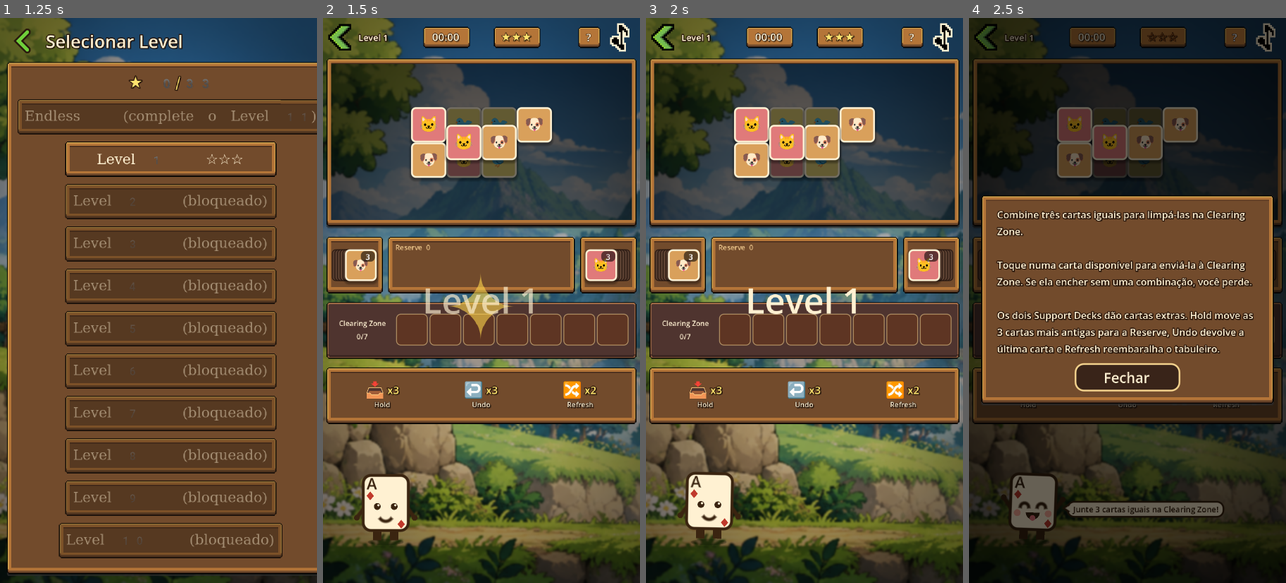
Above: before the commit, frames 1-4 (left to right).
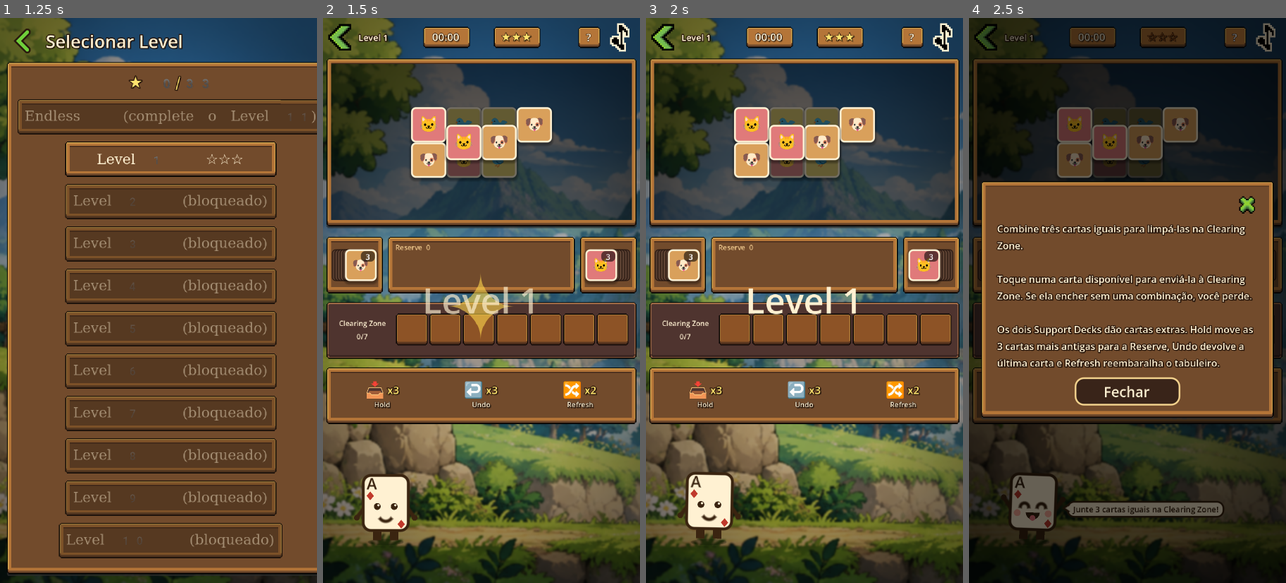
Above: after the commit, the same moments.

Repository: rikardop05/game-cartitas
Game: Godot game, scene res://scenes/main.tscn
Two runs of this game, one before a commit and one after it. Both use one fixed random seed, a clock stepped at 60 frames per second and the inputs below.
Inputs (mouse positions are in pixels of both pictures, inside the frame that each line leads up to):
- Up to frame 1 (1.25 s): click (158, 272) at 0.5 s
- Up to frame 2 (1.5 s): click "Level 1 ☆☆☆" at 1.25 s
- Up to frame 3 (2 s): no input
- Up to frame 4 (2.5 s): click "?" at 2 s

Frame 1 is identical in both runs. In frame 2, 3.7% of the frame differs, in the area x 22-97%, y 52-58%; in frame 3, 3.8%; in frame 4, 17%, in the area x 4-97%, y 28-71%.

Commit message:
feat(ui): kit volume slider in Options; use the remaining kit pieces
- Options: the sound row is the kit volume control (minus, slider bar
  with a draggable handle, plus, glyph that turns muted at zero). The
  48 px bar is 9-sliced to keep its rounded ends and drawn at 2x.
- Game.volume()/set_volume() persist settings.volume (0..1); sound on
  means volume > 0 and unmuting restores the last volume. Old saves with
  only settings.sound keep working. In-game, only the sound icon remains
  and SFX play at the chosen volume.
- Empty Clearing Zone and deck slots use the kit's slot_48 square; the
  help panel gets the kit's green close icon.
- smoke_main_menu drives minus, the slider's left end, the glyph and plus.

Co-Authored-By: Claude Opus 5.5 <noreply@anthropic.com>

Diff:
--- a/scripts/game.gd
+++ b/scripts/game.gd
@@ -53,12 +53,27 @@
 	settings["mascot"] = enabled
 	save_progress()
 
+# Sound effects volume, 0..1. Saves from before the slider only had settings["sound"].
+func volume() -> float:
+	var fallback := 1.0 if bool(settings.get("sound", true)) else 0.0
+	return clampf(float(settings.get("volume", fallback)), 0.0, 1.0)
+
+# `persist` is false while a slider is being dragged, so only the release writes the save.
+func set_volume(value: float, persist: bool = true) -> void:
+	value = clampf(value, 0.0, 1.0)
+	settings["volume"] = value
+	settings["sound"] = value > 0.0
+	if value > 0.0:
+		settings["last_volume"] = value
+	if persist:
+		save_progress()
+
 func sound_enabled() -> bool:
-	return bool(settings.get("sound", true))
+	return volume() > 0.0
 
+# Mute keeps the last volume, so unmuting brings the slider back where it was.
 func set_sound(enabled: bool) -> void:
-	settings["sound"] = enabled
-	save_progress()
+	set_volume(float(settings.get("last_volume", 1.0)) if enabled else 0.0)
 
 func mascot_lines() -> MascotLines:
 	if _mascot_lines == null:
--- a/scripts/ui/level_screen.gd
+++ b/scripts/ui/level_screen.gd
@@ -1103,15 +1103,9 @@
 	slot.custom_minimum_size = card_size
 	slot.size = card_size
 	slot.mouse_filter = Control.MOUSE_FILTER_IGNORE
-	var style := StyleBoxFlat.new()
-	if on_zone:
-		style.bg_color = Color(0.48, 0.22, 0.05, 0.34)
-		style.border_color = Color(1.0, 0.86, 0.58, 0.55)
-	else:
-		style.bg_color = Color(0.12, 0.08, 0.06, 0.28)
-		style.border_color = Color(1, 0.87, 0.62, 0.46)
-	style.set_border_width_all(1)
-	style.set_corner_radius_all(5)
+	# The kit's 48 px square, 9-sliced to the slot size and dimmed so cards stand out on it.
+	var style := UiHelpers.kit_stylebox("slot_48", 4, 0)
+	style.modulate_color = Color(0.82, 0.74, 0.66, 0.9) if on_zone else Color(0.62, 0.55, 0.5, 0.75)
 	slot.add_theme_stylebox_override("panel", style)
 	return slot
 
@@ -1268,6 +1262,19 @@
 	var col := VBoxContainer.new()
 	col.add_theme_constant_override("separation", 8)
 	panel.add_child(col)
+	# Kit close icon in the panel's top-right corner, next to the Close button below.
+	var header := HBoxContainer.new()
+	header.alignment = BoxContainer.ALIGNMENT_END
+	col.add_child(header)
+	var corner_close := TextureButton.new()
+	corner_close.name = "HelpCornerClose"
+	corner_close.texture_normal = UiHelpers.kit_texture("icon_close_green")
+	corner_close.ignore_texture_size = true
+	corner_close.stretch_mode = TextureButton.STRETCH_SCALE
+	corner_close.custom_minimum_size = Vector2(24, 24)
+	corner_close.tooltip_text = Localizer.t("close")
+	corner_close.pressed.connect(_close_help)
+	header.add_child(corner_close)
 	# Width follows the viewport so the panel always fits, in both orientations.
 	var viewport_size := get_viewport_rect().size
 	var text_width := minf(400.0, viewport_size.x - 64.0)
@@ -1688,6 +1695,7 @@
 		_sfx_player = AudioStreamPlayer.new()
 		_sfx_player.name = "PlaceholderSfx"
 		add_child(_sfx_player)
+	_sfx_player.volume_db = linear_to_db(Game.volume())
 	var stream := AudioStreamGenerator.new()
 	stream.mix_rate = 22050.0
 	stream.buffer_length = 0.18
--- a/scripts/ui/main_menu.gd
+++ b/scripts/ui/main_menu.gd
@@ -10,6 +10,9 @@
 # The kit panel and its buttons are drawn at exactly 2x their 80x96 / 64x32 source size.
 const MENU_PANEL_SIZE := Vector2(160, 192)
 const MENU_BUTTON_SIZE := Vector2(128, 64)
+
+const VOLUME_STEP := 0.25
+const SLIDER_TRACK_PX := 64
 
 var _screen: Screen = Screen.MENU
 var _reset_armed := false
@@ -241,38 +244,107 @@
 	vbox.add_child(_make_option_row("LanguageButton", Localizer.t("language"), Localizer.t("language"), _on_toggle_language, row_height))
 	vbox.add_child(_make_option_row("OrientationButton", _orientation_label(), Localizer.t("orientation_label"), _on_toggle_orientation, row_height))
 	vbox.add_child(_make_option_row("MascotButton", _mascot_label(), Localizer.t("mascot_label"), _on_toggle_mascot, row_height))
-	var sound_row := _make_option_row("SoundButton", _sound_label(), Localizer.t("sound_label"), _on_toggle_sound, row_height)
-	_add_sound_icon(sound_row)
-	vbox.add_child(sound_row)
+	vbox.add_child(_make_volume_row(row_height))
 
 	if _reset_armed:
 		vbox.add_child(_make_reset_confirm(row_height))
 	else:
 		vbox.add_child(_make_option_row("ResetButton", Localizer.t("reset"), Localizer.t("reset"), _on_reset, row_height))
 
-# The kit's sound glyph is dark, so it sits on a small light plate at the row's left end.
-func _add_sound_icon(row: Button) -> void:
-	var plate := UiHelpers.kit_panel("panel_menu", 3)
+# Volume row from the kit: minus, a slider bar with a draggable handle, plus, and the sound
+# glyph (muted at zero) on a light plate, since the glyph is dark. Tapping the glyph mutes or
+# brings back the last volume. Pieces are drawn at 2x like the rest of the menu art.
+func _make_volume_row(height: int) -> PanelContainer:
+	var row := PanelContainer.new()
+	row.name = "VolumeRow"
+	row.custom_minimum_size = Vector2(280, height)
+	row.tooltip_text = Localizer.t("sound_label")
+	var style := UiHelpers.kit_stylebox("panel_reserve", 6, 8)
+	style.content_margin_top = 3
+	style.content_margin_bottom = 3
+	row.add_theme_stylebox_override("panel", style)
+	var box := HBoxContainer.new()
+	box.alignment = BoxContainer.ALIGNMENT_CENTER
+	box.add_theme_constant_override("separation", 6)
+	row.add_child(box)
+	box.add_child(_make_kit_icon_button("VolumeDown", "icon_minus", func(): _step_volume(-VOLUME_STEP)))
+	box.add_child(_make_volume_slider())
+	box.add_child(_make_kit_icon_button("VolumeUp", "icon_plus", func(): _step_volume(VOLUME_STEP)))
+	var plate := PanelContainer.new()
 	plate.name = "SoundPlate"
-	plate.anchor_top = 0.5
-	plate.anchor_bottom = 0.5
-	plate.offset_left = 7
-	plate.offset_right = 41
-	plate.offset_top = -17
-	plate.offset_bottom = 17
-	row.add_child(plate)
-	var icon := TextureRect.new()
-	icon.name = "SoundIcon"
-	icon.texture = UiHelpers.kit_texture("icon_sound_on" if Game.sound_enabled() else "icon_sound_off")
-	icon.expand_mode = TextureRect.EXPAND_IGNORE_SIZE
-	icon.stretch_mode = TextureRect.STRETCH_SCALE
-	icon.set_anchors_preset(Control.PRESET_CENTER)
-	icon.offset_left = -16
-	icon.offset_right = 16
-	icon.offset_top = -16
-	icon.offset_bottom = 16
-	icon.mouse_filter = Control.MOUSE_FILTER_IGNORE
-	plate.add_child(icon)
+	plate.add_theme_stylebox_override("panel", UiHelpers.kit_stylebox("panel_menu", 3, 1))
+	box.add_child(plate)
+	var mute := _make_kit_icon_button("SoundButton", "icon_sound_on" if Game.sound_enabled() else "icon_sound_off", _on_toggle_sound)
+	mute.tooltip_text = Localizer.t("sound_label")
+	plate.add_child(mute)
+	return row
+
+func _make_kit_icon_button(node_name: String, kit_name: String, callback: Callable) -> TextureButton:
+	var btn := TextureButton.new()
+	btn.name = node_name
+	btn.texture_normal = UiHelpers.kit_texture(kit_name)
+	btn.ignore_texture_size = true
+	btn.stretch_mode = TextureButton.STRETCH_SCALE
+	btn.custom_minimum_size = Vector2(32, 32)
+	btn.size_flags_vertical = Control.SIZE_SHRINK_CENTER
+	btn.pressed.connect(callback)
+	btn.button_down.connect(func(): btn.modulate = Color(0.8, 0.8, 0.8))
+	btn.button_up.connect(func(): btn.modulate = Color.WHITE)
+	return btn
+
+# The kit's 48 px bar is stretched to SLIDER_TRACK_PX keeping its rounded ends (9-slice),
+# then drawn at 2x; the handle slides from the left end (muted) to the right end (full).
+func _make_volume_slider() -> Control:
+	var slider := Control.new()
+	slider.name = "VolumeSlider"
+	slider.custom_minimum_size = Vector2(SLIDER_TRACK_PX * 2, 32)
+	slider.size_flags_vertical = Control.SIZE_SHRINK_CENTER
+	slider.mouse_filter = Control.MOUSE_FILTER_STOP
+	slider.tooltip_text = Localizer.t("sound_label")
+	var bar := UiHelpers.kit_panel("slider_bar", 4)
+	bar.name = "Track"
+	bar.size = Vector2(SLIDER_TRACK_PX, 16)
+	bar.scale = Vector2(2, 2)
+	slider.add_child(bar)
+	var handle := TextureRect.new()
+	handle.name = "Handle"
+	handle.texture = UiHelpers.kit_texture("slider_handle")
+	handle.size = Vector2(16, 16)
+	handle.scale = Vector2(2, 2)
+	handle.mouse_filter = Control.MOUSE_FILTER_IGNORE
+	handle.position = Vector2(_handle_x(Game.volume()), 0)
+	slider.add_child(handle)
+	slider.gui_input.connect(_on_volume_slider_input.bind(slider))
+	return slider
+
+# Left edge of the handle (in slider px) for a volume: the handle stays inside the bar.
+func _handle_x(value: float) -> float:
+	return value * float(SLIDER_TRACK_PX * 2 - 32)
+
+func _on_volume_slider_input(event: InputEvent, slider: Control) -> void:
+	var drag: bool = event is InputEventMouseMotion and (event.button_mask & MOUSE_BUTTON_MASK_LEFT) != 0
+	var press: bool = event is InputEventMouseButton and event.button_index == MOUSE_BUTTON_LEFT
+	if not drag and not press:
+		return
+	var value := clampf((event.position.x - 16.0) / float(SLIDER_TRACK_PX * 2 - 32), 0.0, 1.0)
+	# Save only when the finger lifts; while dragging just move the handle and the glyph.
+	var released: bool = press and not event.pressed
+	Game.set_volume(value, released)
+	_sync_volume_row(slider.get_parent())
+
+func _step_volume(delta: float) -> void:
+	Game.set_volume(snappedf(Game.volume() + delta, VOLUME_STEP))
+	_sync_volume_row(find_child("VolumeRow", true, false))
+
+func _sync_volume_row(row: Node) -> void:
+	if row == null:
+		return
+	var handle := row.find_child("Handle", true, false) as Control
+	if handle != null:
+		handle.position.x = _handle_x(Game.volume())
+	var mute := row.find_child("SoundButton", true, false) as TextureButton
+	if mute != null:
+		mute.texture_normal = UiHelpers.kit_texture("icon_sound_on" if Game.sound_enabled() else "icon_sound_off")
 
 func _make_option_row(node_name: String, text: String, tooltip: String, callback: Callable, height: int) -> Button:
 	var btn := Button.new()
@@ -440,9 +512,6 @@
 	Game.set_mascot(not Game.mascot_enabled())
 	_build()
 
-func _sound_label() -> String:
-	return "%s: %s" % [Localizer.t("sound_label"), Localizer.t("option_on" if Game.sound_enabled() else "option_off")]
-
 func _on_toggle_sound() -> void:
 	Game.set_sound(not Game.sound_enabled())
-	_build()
+	_sync_volume_row(find_child("VolumeRow", true, false))
--- a/tests/smoke_main_menu.gd
+++ b/tests/smoke_main_menu.gd
@@ -38,6 +38,7 @@
 func _scenario(game) -> void:
 	game.progress = ProgressManager.new()
 	game.settings["sound"] = true
+	game.settings["volume"] = 1.0
 	game.settings["mascot"] = true
 	change_scene_to_file("res://scenes/main.tscn")
 	var menu = await _wait_scene("MainMenu")
@@ -65,28 +66,39 @@
 	await _frames(3)
 	_check(menu.find_child("PlayButton", true, false) != null, "Back returns to the main menu")
 
-	# Options: sound toggle.
+	# Options: volume row (minus, slider, plus, mute glyph).
 	_press(menu, "OptionsButton")
 	await _frames(3)
 	_check(_find_label(menu, Localizer.t("options")) != null, "options screen shows its heading")
-	for node_name in ["LanguageButton", "OrientationButton", "MascotButton", "SoundButton", "ResetButton"]:
+	for node_name in ["LanguageButton", "OrientationButton", "MascotButton", "VolumeRow", "VolumeDown", "VolumeSlider", "VolumeUp", "SoundButton", "ResetButton"]:
 		_check(menu.find_child(node_name, true, false) != null, "options has %s" % node_name)
-	var sound_btn := menu.find_child("SoundButton", true, false) as Button
-	if sound_btn == null:
-		return
-	_check(game.sound_enabled(), "sound starts enabled")
-	_check(sound_btn.text == "%s: %s" % [Localizer.t("sound_label"), Localizer.t("option_on")], "sound row reads On (got '%s')" % sound_btn.text)
-	_check(_sound_icon_is(menu, "icon_sound_on.png"), "sound row shows the 'on' icon")
-	sound_btn.pressed.emit()
-	await _frames(3)
-	_check(not game.sound_enabled(), "toggling sound turns it off")
-	_check(not bool(SaveManager.load(THROWAWAY_SAVE).get("settings", {}).get("sound", true)), "sound off is saved to the throwaway file")
-	sound_btn = menu.find_child("SoundButton", true, false) as Button
-	_check(sound_btn.text == "%s: %s" % [Localizer.t("sound_label"), Localizer.t("option_off")], "sound row reads Off (got '%s')" % sound_btn.text)
-	_check(_sound_icon_is(menu, "icon_sound_off.png"), "sound row shows the 'off' icon")
-	sound_btn.pressed.emit()
-	await _frames(3)
-	_check(game.sound_enabled(), "toggling sound again turns it back on")
+	var mute := menu.find_child("SoundButton", true, false) as TextureButton
+	var slider := menu.find_child("VolumeSlider", true, false) as Control
+	if mute == null or slider == null:
+		return
+	_check(is_equal_approx(game.volume(), 1.0) and game.sound_enabled(), "sound starts at full volume")
+	_check(_sound_icon_is(menu, "icon_sound_on.png"), "volume row shows the 'on' glyph")
+	var handle := slider.find_child("Handle", true, false) as Control
+	var full_x := handle.position.x if handle != null else -1.0
+	# Minus steps the volume down and moves the handle left.
+	_press_texture(menu, "VolumeDown")
+	await _frames(2)
+	_check(is_equal_approx(game.volume(), 0.75), "minus lowers the volume to 0.75 (got %.2f)" % game.volume())
+	_check(handle != null and handle.position.x < full_x, "the handle moves left with the volume")
+	# A click at the slider's left end mutes: glyph turns 'off', saved on release.
+	_click_slider(slider, 0.0)
+	await _frames(2)
+	_check(is_zero_approx(game.volume()) and not game.sound_enabled(), "clicking the left end mutes")
+	_check(_sound_icon_is(menu, "icon_sound_off.png"), "muted shows the 'off' glyph")
+	_check(is_zero_approx(float(SaveManager.load(THROWAWAY_SAVE).get("settings", {}).get("volume", -1.0))), "mute is saved to the throwaway file")
+	# The glyph unmutes back to the last volume, plus raises it.
+	mute.pressed.emit()
+	await _frames(2)
+	_check(is_equal_approx(game.volume(), 0.75), "the glyph unmutes to the last volume (got %.2f)" % game.volume())
+	_press_texture(menu, "VolumeUp")
+	await _frames(2)
+	_check(is_equal_approx(game.volume(), 1.0), "plus raises the volume back to 1.0")
+	_check(_sound_icon_is(menu, "icon_sound_on.png"), "unmuted shows the 'on' glyph")
 
 	# Reset progress: needs the confirm step, and Cancel keeps the progress.
 	game.progress.levels["1"] = {"completed": true, "stars": 3}
@@ -162,8 +174,24 @@
 		_check(stacked, "[%s] main buttons stack without overlapping" % locale)
 
 func _sound_icon_is(menu: Node, file_name: String) -> bool:
-	var icon := menu.find_child("SoundIcon", true, false) as TextureRect
-	return icon != null and icon.texture != null and icon.texture.resource_path.ends_with(file_name)
+	var icon := menu.find_child("SoundButton", true, false) as TextureButton
+	return icon != null and icon.texture_normal != null and icon.texture_normal.resource_path.ends_with(file_name)
+
+func _press_texture(menu: Node, node_name: String) -> void:
+	var btn := menu.find_child(node_name, true, false) as TextureButton
+	if btn == null:
+		_fail("no texture button named %s" % node_name)
+		return
+	btn.pressed.emit()
+
+# Press and release on the slider at a fraction of its width, as a real click would.
+func _click_slider(slider: Control, fraction: float) -> void:
+	for pressed in [true, false]:
+		var e := InputEventMouseButton.new()
+		e.button_index = MOUSE_BUTTON_LEFT
+		e.pressed = pressed
+		e.position = Vector2(slider.size.x * fraction, slider.size.y * 0.5)
+		slider.gui_input.emit(e)
 
 func _press(menu: Node, node_name: String) -> void:
 	var btn := menu.find_child(node_name, true, false) as Button
Not shown, changed: docs/spec.md
